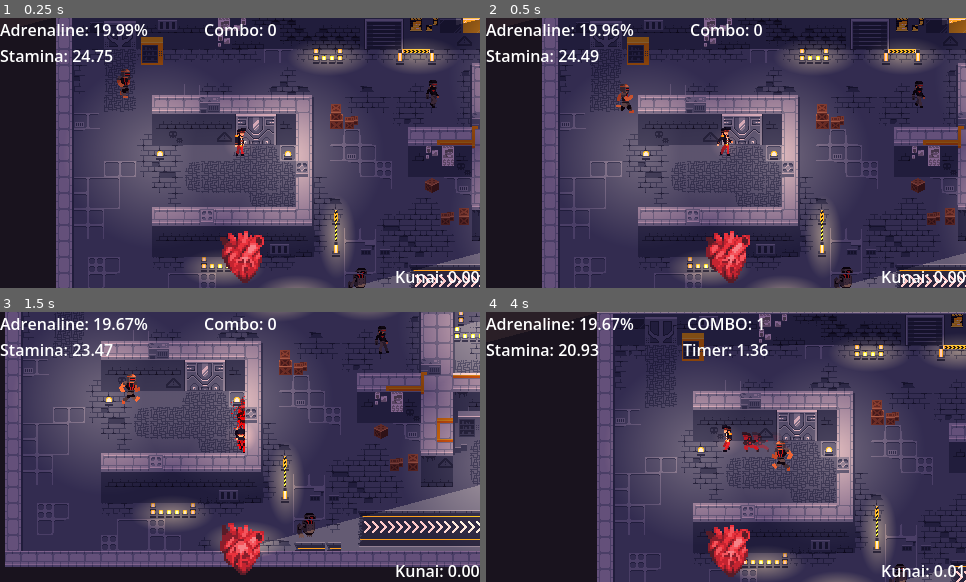
Above: before the commit, frames 1-4 (two rows, left to right).
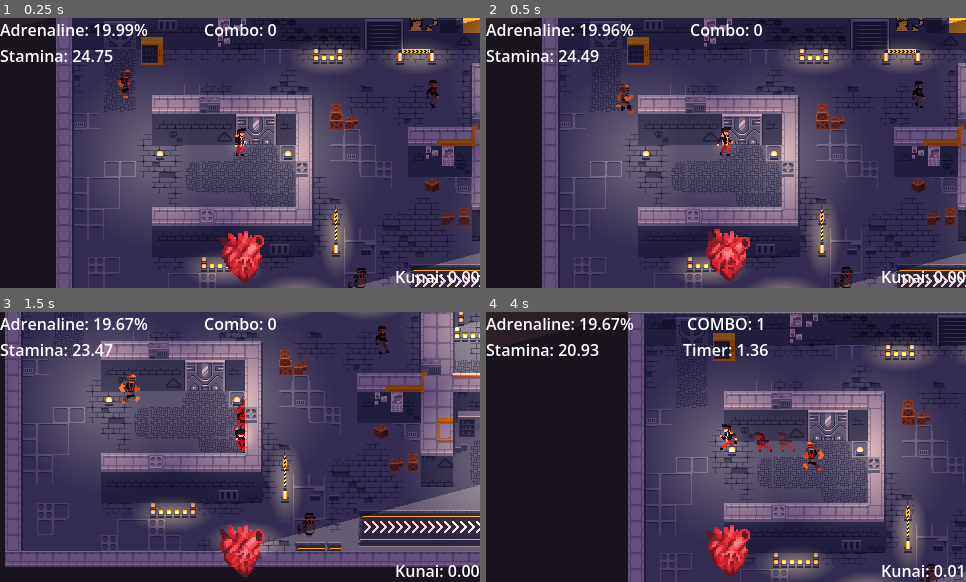
Above: after the commit, the same moments.

Repository: Kapcpa/gmtk-gamejam-2026
Game: Godot game, scene res://scenes/level0.tscn
Two runs of this game, one before a commit and one after it. Both use one fixed random seed, a clock stepped at 60 frames per second and the inputs below. Sound files missing from this copy of the repository are replaced by a short silence.
Inputs (mouse positions are in pixels of both pictures, inside the frame that each line leads up to):
- Up to frame 1 (0.25 s): no input
- Up to frame 2 (0.5 s): no input
- Up to frame 3 (1.5 s): move the mouse to (345, 433) at 0.52 s; hold D (right) 0.53-1.28 s; click (345, 433) at 0.6 s; move the mouse to (144, 460) at 1.27 s; hold S (down) from 1.28 s (still down); tap Space (dash) at 1.35 s
- Up to frame 4 (4 s): move the mouse to (774, 387) at 2.02 s; release S (down) at 2.03 s; hold D (right) 2.03-2.78 s; hold Right mouse button (throw) 2.03-2.78 s; move the mouse to (702, 501) at 2.77 s; hold W (up) 2.78-3.53 s; click (702, 501) at 2.85 s; move the mouse to (870, 487) at 3.52 s; hold A (left) from 3.53 s (still down); tap Space (dash) at 3.6 s

Frame 1 is identical in both runs. In frame 2, 0.6% of the frame differs, in the area x 45-55%, y 78-99%; in frame 3, 0.6%; in frame 4, 29%, in the area x 23-100%, y 0-100%.

Commit message:
slowmo fixed

Diff:
--- a/scenes/hud.tscn
+++ b/scenes/hud.tscn
@@ -87,7 +87,7 @@
 scale = Vector2(2, 2)
 sprite_frames = SubResource("SpriteFrames_5ysmq")
 autoplay = "default"
-frame_progress = 0.10676402
+frame_progress = 0.26192105
 
 [node name="Heartbeat" type="AudioStreamPlayer" parent="." unique_id=1698243286]
 stream = ExtResource("3_5ysmq")
--- a/scripts/game_manager.gd
+++ b/scripts/game_manager.gd
@@ -44,11 +44,6 @@
 		camera.offset = Vector2(randf_range(-shake_strength, shake_strength), randf_range(-shake_strength, shake_strength))
 		shake_strength = lerpf(shake_strength, 0.0, shake_fade_out_speed)
 
-	if slowmo_timer > 0.0:
-		slowmo_timer -= delta * 1/Engine.time_scale
-	else:
-		Engine.time_scale = 1.0
-
 	if adrenaline <= 0.0:
 		GameOverManager.is_game_over = true
 		player.take_damage(Vector2.ZERO)
@@ -61,7 +56,6 @@
 	_boost_adrenaline(2)
 
 func on_player_dodged_a_bullet() -> void:
-	Engine.time_scale = 0.3
 	slowmo_timer = SLOWMO_TIME
 	combo_count += 1
 	combo_time_left = 2.5
--- a/scripts/hud.gd
+++ b/scripts/hud.gd
@@ -32,7 +32,11 @@
 		heartbeat.play(0.0)
 	last_frame = current_frame
 
-	Engine.time_scale = tempo
+	if GameManager.slowmo_timer > 0.0:
+		GameManager.slowmo_timer -= delta * 1/Engine.time_scale
+		Engine.time_scale = 0.3
+	else:
+		Engine.time_scale = tempo
 
 	kunai_cooldown_label.text = "Kunai: %.2f" % kunai
 
--- a/scripts/player.gd
+++ b/scripts/player.gd
@@ -36,7 +36,7 @@
 const THROW_RANGE = 120.0
 const GRAPPLE_VELOCITY = 500
 const DASH_VELOCITY = 350
-const DASH_TIME = 0.15
+const DASH_TIME = 0.3
 const DASH_COOLDOWN = 0.5
 const KUNAI_COOLDOWN = 2.0
 const COMBO_WINDOW: float = 2.5
